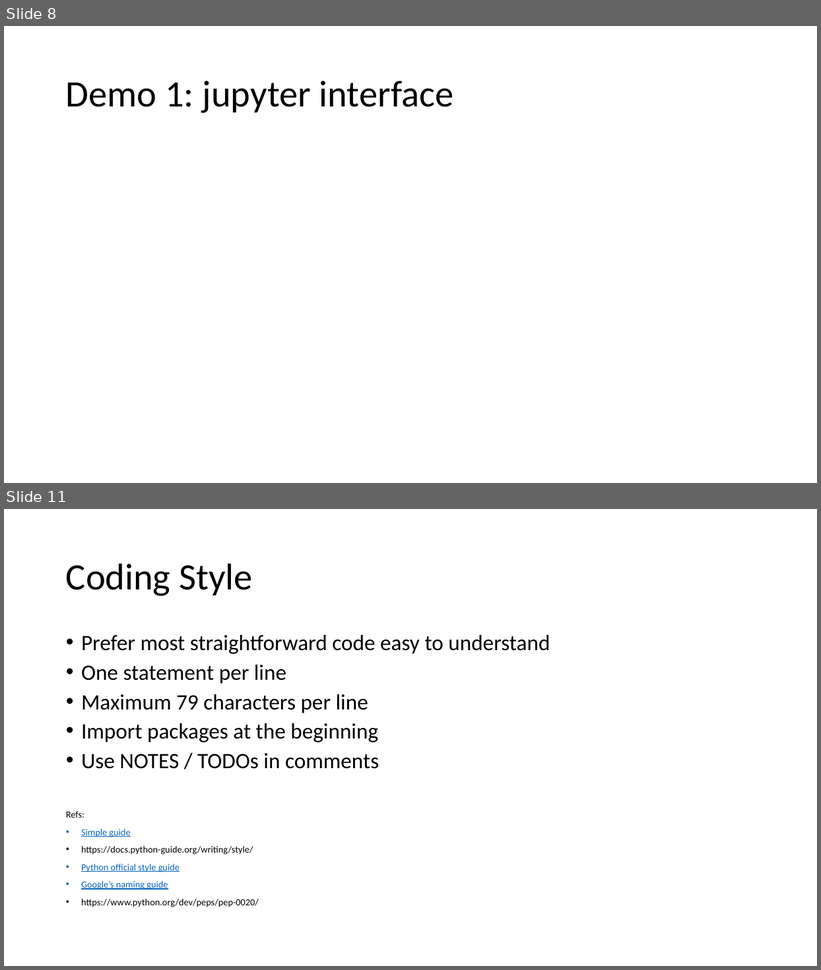
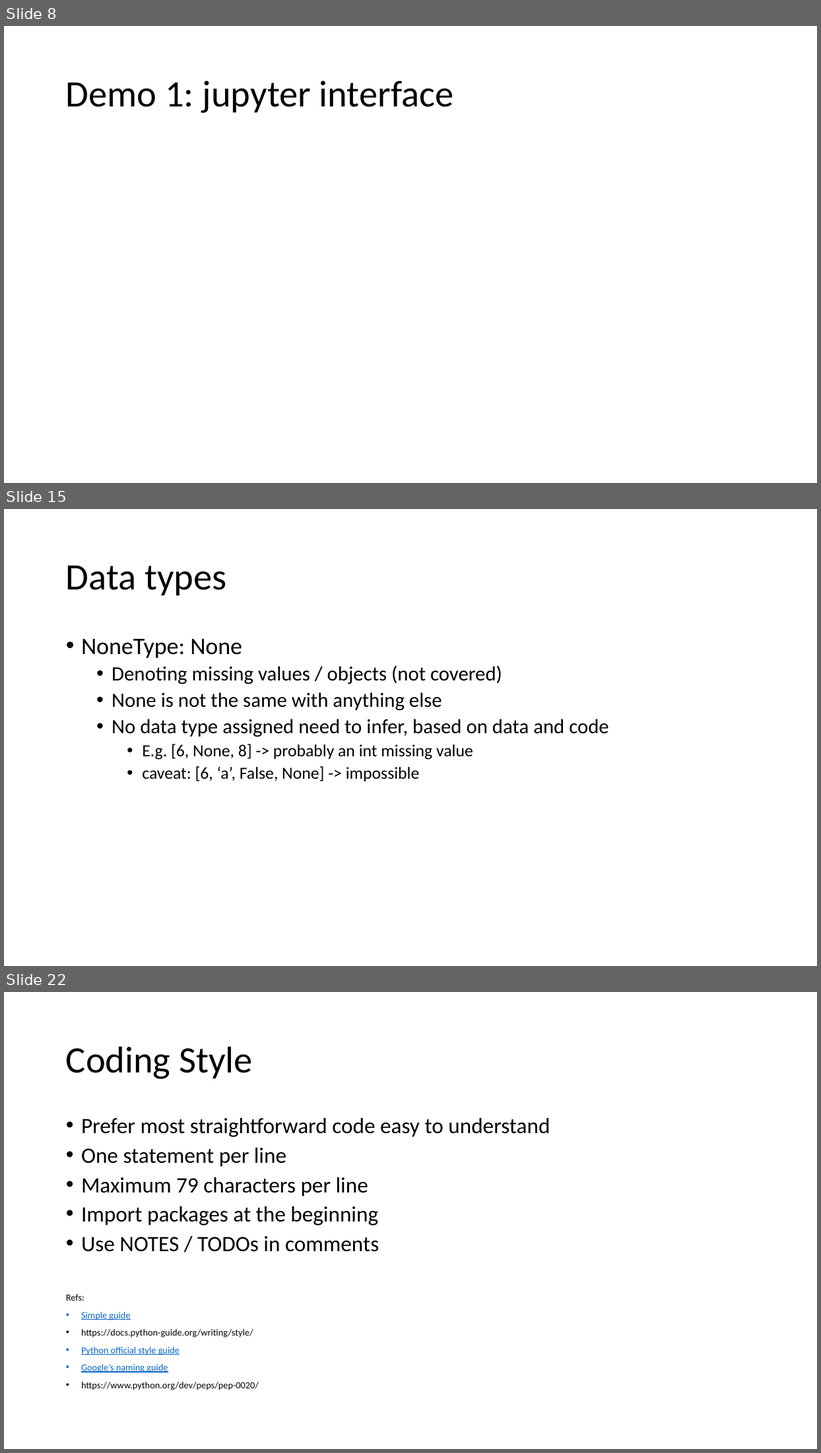
Before and after one commit to senine/workshop, a slide deck: Intro.pptx. Shown one above the other, each under a label of ours: slides 8 and 11 before the commit, slides 8, 15 and 22 after it; the slides between them are not shown. The pictures are 821x970 and 821x1453 pixels, drawn with LibreOffice and Linux fonts; fonts in the diff are those of the drawing. Boxes give left, top, right and bottom in pixels: in the first picture for what was removed or moved away, otherwise in the second. Text is boxed around its words. In the diff, an @@ line names an element or a change of style, - is before the commit and + after.

```diff
--- a/Intro.pptx
+++ b/Intro.pptx
@@ slide 15 added at <box>4,509,817,966</box>, background #FFFFFF @@
@@ title added at <box>66,565,226,595</box>, 44 pt, text #000000 @@
+Data types
@@ text added at <box>81,639,609,782</box>, 24 pt, text #000000 @@
+• NoneType: None
+  • Denoting missing values / objects (not covered)
+  • None is not the same with anything else
+  • No data type assigned need to infer, based on data and code
+    • E.g. [6, None, 8] -> probably an int missing value
+    • caveat: [6, ‘a’, False, None] -> impossible
@@ what was slide 11 is now slide 22 @@
```
Also in this commit, not shown: 6 slides changed, 13 other slides added, 6 other files.
